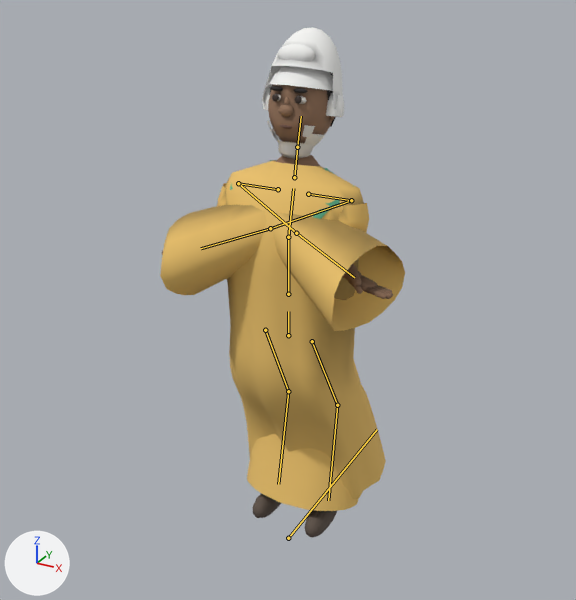
The glTF model public/assets/character_v5.glb: old version first, new version second.
Before and after are seen from a 50 mm camera at (1.29, -2.35, 2.19) aimed at (0.03, -0.07, 1.04). Every picture has the same lights, and +X, +Y and +Z are marked at lower left. The first picture is the older version. Both versions are drawn at frame 4 of the action 'Dance_B'; the numbers are the values there. The bones that change, and the others that lie on the model, are drawn over the model as lines.

Names of what the first picture shows: 'Beard', 'Cloth_Boubou', 'Cloth_Headwrap', 'Cloth_Kufi', 'Cloth_Shoes', 'Cloth_Skirt', 'Cloth_Tee', 'DR_Body', 'DR_Hands', 'DR_Head', 'Hair_Puff'.
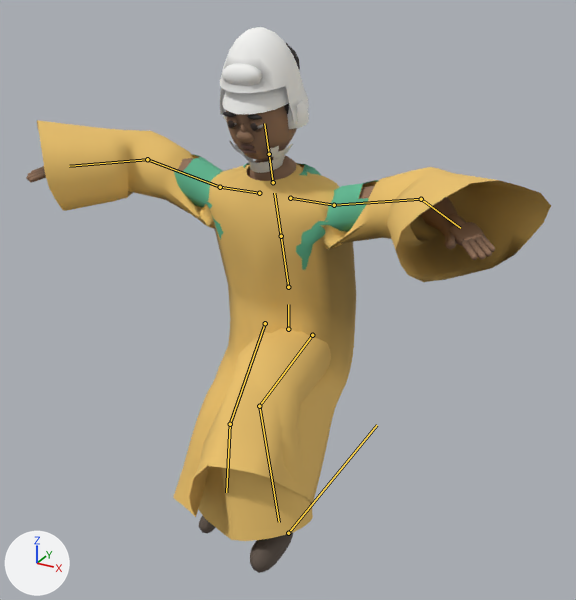
Changed parts and their boxes [x1, y1, x2, y2] in the pictures (576 x 600 px):
'Cloth_Boubou', posed (109% wider, 17% taller): before [160, 160, 405, 499]; after [37, 120, 551, 517]
'Cloth_Skirt', posed: before [247, 359, 361, 511]; after [199, 328, 331, 541]
'Cloth_Headwrap', posed (8% wider, 13% taller): before [262, 27, 344, 117]; after [220, 27, 309, 129]
'DR_Head', posed: before [268, 84, 335, 143]; after [222, 106, 297, 160]
'Cloth_Tee', posed (mostly hidden before): before [230, 160, 354, 219]; after [174, 154, 379, 270]
'Cloth_Kufi', posed: before [269, 66, 333, 91]; after [222, 86, 289, 114]
'Cloth_Shoes', posed: before [252, 493, 337, 537]; after [199, 515, 293, 573]
'DR_Body', posed (mostly hidden): before [276, 155, 362, 287]; after [178, 156, 459, 249]
'DR_Hands', posed: before [162, 251, 393, 299]; after [26, 166, 495, 260]
'Beard', posed: before [267, 121, 325, 159]; after [230, 141, 293, 173]
'Hair_Puff', posed (mostly hidden): before [269, 72, 335, 127]; after [284, 43, 300, 114]
'Cloth_DressTop', posed (not visible before): after [175, 154, 378, 199]
bone 'root', root to tip: before (288, 538) to (377, 429); after (288, 533) to (377, 425)
bone 'spine', root to tip: before (288, 294) to (288, 237); after (288, 287) to (281, 236)
bone 'chest', root to tip: before (288, 237) to (293, 188); after (281, 236) to (274, 193)
bone 'upper_arm.L', root to tip: before (351, 200) to (270, 228); after (334, 205) to (421, 199)
bone 'forearm.L', root to tip: before (270, 228) to (201, 248); after (421, 199) to (460, 228)
bone 'upper_arm.R', root to tip: before (238, 183) to (296, 233); after (220, 187) to (147, 159)
bone 'forearm.R', root to tip: before (296, 233) to (354, 277); after (147, 159) to (69, 166)
bone 'thigh.L', root to tip: before (312, 341) to (337, 405); after (312, 335) to (259, 406)
bone 'shin.L', root to tip: before (337, 405) to (328, 500); after (259, 406) to (279, 522)
bone 'thigh.R', root to tip: before (265, 330) to (288, 391); after (265, 323) to (230, 424)
bone 'shin.R', root to tip: before (288, 391) to (278, 484); after (230, 424) to (226, 492)

Diff of the bpy script that builds the scene:
```diff
--- a/public/assets/character_v5.glb.py
+++ b/public/assets/character_v5.glb.py
@@ bone_root @@
 bone_root = bpy.data.objects['DR_Rig'].pose.bones['root']
-bone_root.location = (0.0, 0.0, -0.087)
+bone_root.location = (0.0, 0.0, -0.06)
@@ bone_spine @@
 bone_spine = bpy.data.objects['DR_Rig'].pose.bones['spine']  # child of 'hips'
-bone_spine.rotation_quaternion = (1.0, 0.0, 0.0, 0.0)  # degrees (0, 0, 0)
+bone_spine.rotation_quaternion = (0.992, 0.125, 0.0, 0.0)  # degrees (14, 0, 0)
@@ bone_chest @@
 bone_chest = bpy.data.objects['DR_Rig'].pose.bones['chest']  # child of 'spine'
-bone_chest.rotation_quaternion = (0.994, -0.105, 0.022, -0.002)  # degrees (-12, 2, -1)
+bone_chest.rotation_quaternion = (1.0, 0.0, 0.0, 0.0)  # degrees (0, 0, 0)
@@ bone_upper_arm_l @@
 bone_upper_arm_l = bpy.data.objects['DR_Rig'].pose.bones['upper_arm.L']  # child of 'shoulder.L'
-bone_upper_arm_l.rotation_quaternion = (0.786, -0.139, -0.105, 0.594)  # degrees (-20, 0, 74)
+bone_upper_arm_l.rotation_quaternion = (0.697, 0.141, 0.0, -0.703)  # degrees (12, 11, -89)
@@ bone_forearm_l @@
 bone_forearm_l = bpy.data.objects['DR_Rig'].pose.bones['forearm.L']  # child of 'upper_arm.L'
-bone_forearm_l.rotation_quaternion = (1.0, 0.0, 0.0, 0.0)  # degrees (0, 0, 0)
+bone_forearm_l.rotation_quaternion = (0.921, -0.381, -0.057, -0.056)  # degrees (-45, -9, -4)
@@ bone_upper_arm_r @@
 bone_upper_arm_r = bpy.data.objects['DR_Rig'].pose.bones['upper_arm.R']  # child of 'shoulder.R'
-bone_upper_arm_r.rotation_quaternion = (0.786, -0.139, 0.105, -0.594)  # degrees (-20, 0, -74)
+bone_upper_arm_r.rotation_quaternion = (0.697, 0.141, 0.0, 0.703)  # degrees (12, -11, 89)
@@ bone_forearm_r @@
 bone_forearm_r = bpy.data.objects['DR_Rig'].pose.bones['forearm.R']  # child of 'upper_arm.R'
-bone_forearm_r.rotation_quaternion = (1.0, 0.0, 0.0, 0.0)  # degrees (0, 0, 0)
+bone_forearm_r.rotation_quaternion = (0.921, -0.381, 0.057, 0.056)  # degrees (-45, 9, 4)
@@ bone_thigh_l @@
 bone_thigh_l = bpy.data.objects['DR_Rig'].pose.bones['thigh.L']  # child of 'hips'
-bone_thigh_l.rotation_quaternion = (0.969, 0.248, 0.0, 0.0)  # degrees (29, 0, 0)
+bone_thigh_l.rotation_quaternion = (-0.761, 0.64, -0.049, 0.091)  # degrees (-80, -2, -12)
@@ bone_shin_l @@
 bone_shin_l = bpy.data.objects['DR_Rig'].pose.bones['shin.L']  # child of 'thigh.L'
-bone_shin_l.rotation_quaternion = (0.935, -0.356, 0.0, 0.0)  # degrees (-42, 0, 0)
+bone_shin_l.rotation_quaternion = (0.796, 0.605, 0.0, 0.0)  # degrees (74, 0, 0)
@@ bone_thigh_r @@
 bone_thigh_r = bpy.data.objects['DR_Rig'].pose.bones['thigh.R']  # child of 'hips'
-bone_thigh_r.rotation_quaternion = (0.969, 0.248, 0.0, 0.0)  # degrees (29, 0, 0)
+bone_thigh_r.rotation_quaternion = (-0.984, 0.147, 0.011, -0.102)  # degrees (-17, 0, 12)
@@ bone_shin_r @@
 bone_shin_r = bpy.data.objects['DR_Rig'].pose.bones['shin.R']  # child of 'thigh.R'
-bone_shin_r.rotation_quaternion = (0.935, -0.356, 0.0, 0.0)  # degrees (-42, 0, 0)
+bone_shin_r.rotation_quaternion = (0.975, 0.223, 0.0, 0.0)  # degrees (26, 0, 0)
```
